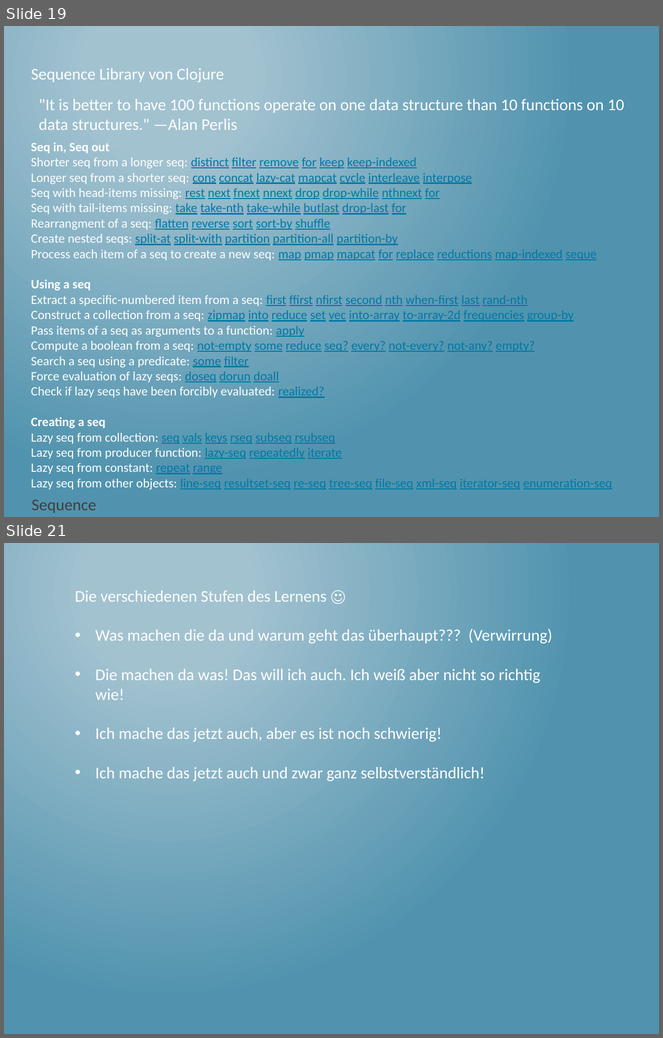
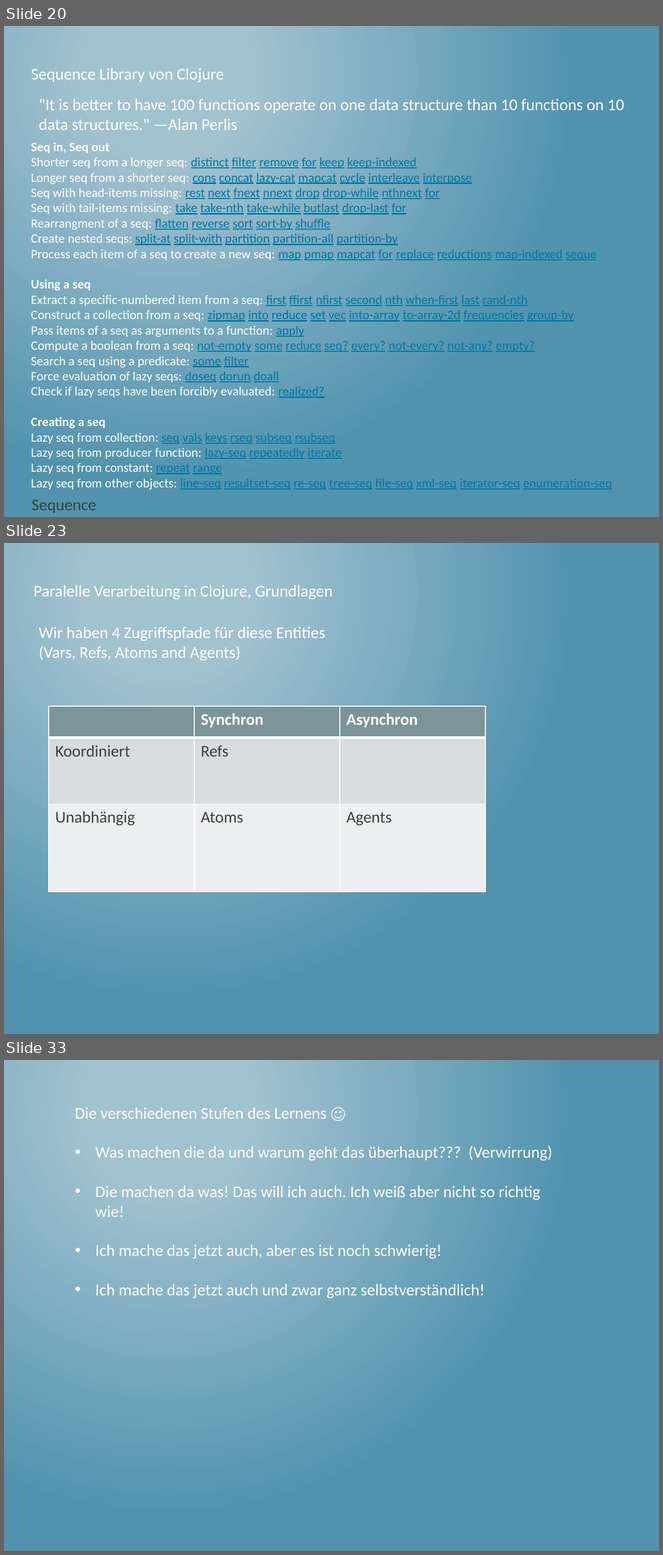
Before and after one commit to thomasschulte/ClojureUsergroupDemo, a slide deck: Clojure Vortrag .NET User Group.pptx. Shown one above the other, each under a label of ours: slides 19 and 21 before the commit, slides 20, 23 and 33 after it; the slides between them are not shown. The pictures are 663x1038 and 663x1555 pixels, drawn with LibreOffice and Linux fonts; fonts in the diff are those of the drawing. Boxes give left, top, right and bottom in pixels: in the first picture for what was removed or moved away, otherwise in the second. Text is boxed around its words. In the diff, an @@ line names an element or a change of style, - is before the commit and + after.

```diff
--- a/Clojure Vortrag .NET User Group.pptx
+++ b/Clojure Vortrag .NET User Group.pptx
@@ slide 23 added at [4, 543, 659, 1034], background gradient #A3C3D1 to #5194AF @@
@@ text added at [34, 585, 333, 599], 18 pt, text #FFFFFF @@
+Paralelle Verarbeitung in Clojure, Grundlagen
@@ text added at [39, 627, 325, 661], 18 pt, text #FFFFFF @@
+Wir haben 4 Zugriffspfade für diese Entities
+(Vars, Refs, Atoms and Agents)
@@ table added at [49, 706, 485, 891], 3 rows, 3 columns @@
+ | Synchron | Asynchron
+Koordiniert | Refs | 
+Unabhängig | Atoms | Agents
@@ what was slide 19 is now slide 20 @@
@@ what was slide 21 is now slide 33 @@
```
Also in this commit, not shown: 12 other slides added, 1 slide removed, 1 other file.
